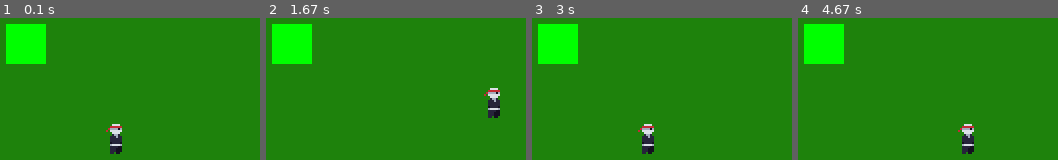
Above: before the commit, frames 1-4 (left to right).
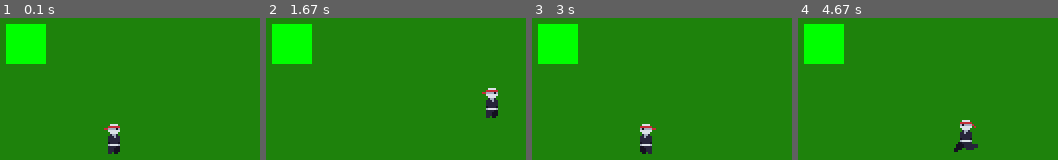
Above: after the commit, the same moments.

Repository: laziutaO/Pygame-updater
Game: pygame game, started from pygame_test/pygame_test.py
Two runs of this game, one before a commit and one after it. Both use one fixed random seed, a clock stepped at 60 frames per second and the inputs below.
Inputs:
- Up to frame 1 (0.1 s): no input
- Up to frame 2 (1.67 s): hold Right 0.33-0.8 s; hold Up 0.83-1.13 s; hold Right 1.17-1.63 s
- Up to frame 3 (3 s): hold Left 1.67-2.2 s; hold Down 2.23-2.53 s; hold Left 2.57-2.97 s
- Up to frame 4 (4.67 s): hold Up 3-3.37 s; hold Right 3.4-4.03 s; hold Down 4.07-4.43 s; hold Left from 4.47 s (still down)

The runs differ from the first frame. In frame 1, 0.5% of the frame differs, in the area x 40-47%, y 74-96%; in frame 2, 0.5%; in frame 3, 0.6%; in frame 4, 1.1%, in the area x 60-70%, y 71-96%.

Commit message:
added animation class

Diff:
--- a/pygame_test/classes/entities.py
+++ b/pygame_test/classes/entities.py
@@ -1,4 +1,5 @@
 import pygame
+
 
 class PhysicsEntity:
     def __init__(self, game, e_type, pos, size):
@@ -7,12 +8,45 @@
         self.pos = list(pos)
         self.size = size
         self.velocity = [0, 0]
+        self.action = ''
+        self.anim_offset = (-3, -3)
+        self.flip = False
+        self.set_action('idle')
 
-    def update(self, movement = (0,0)):
+    def set_action(self, action):
+        if action != self.action:
+            self.action = action
+            self.animation = self.game.assets[self.type + '/' + self.action].copy()
+            #self.animation.set_backwards()
+
+    def update(self, tilemap, movement = (0,0)):
         frame_movement = (movement[0] + self.velocity[0], movement[1] + self.velocity[1])
 
         self.pos[0] += frame_movement[0]
         self.pos[1] += frame_movement[1]
 
-    def render(self, surf):
-        surf.blit(self.game.assets['player'], self.pos)
+        if movement[0] > 0:
+            self.flip = False
+        if movement[0] < 0:
+            self.flip = True
+        self.animation.update_frame()
+
+    def render(self, surf, offset = (0,0)):
+        if self.animation.is_finished():
+            #self.set_action('idle')
+            print('finished')
+        else:
+            surf.blit(pygame.transform.flip(self.animation.anim_image(), self.flip, False), (self.pos[0] - offset[0] + self.anim_offset[0], self.pos[1] - offset[1] + self.anim_offset[1]))
+        #surf.blit(self.game.assets['player'], self.pos)
+
+class Player(PhysicsEntity):
+    def __init__(self, game, pos, size):
+        super().__init__(game, 'player', pos, size)
+
+    def update(self, movement=(0,0), tilemap = None):
+        super().update(tilemap, movement = movement)
+
+        if movement[0] != 0:
+            self.set_action('run')
+        else:
+            self.set_action('idle')
--- a/pygame_test/classes/utils.py
+++ b/pygame_test/classes/utils.py
@@ -1,8 +1,2 @@
 import pygame
-
-BASE_IMG_PATH = 'test-data/images/'
-
-def load_image(path):
-    image =  pygame.image.load(BASE_IMG_PATH + path).convert()
-    image.set_colorkey((0,0,0))
-    return image
+import os
--- a/pygame_test/pygame_test.py
+++ b/pygame_test/pygame_test.py
@@ -1,13 +1,16 @@
 import sys
 import pygame
-from classes.entities import PhysicsEntity
-from classes.utils import load_image
+from classes.entities import *
+from classes.utils import *
 import os
 from dotenv import load_dotenv
 load_dotenv()
 MODULE_PATH = os.getenv('MODULE_PATH')
 sys.path.insert(1, MODULE_PATH)
 from colliders.collisions import *
+from animation.animations import *
+
+BASE_IMG_PATH = 'test-data/images/'
 
 class Game:
     def __init__(self):
@@ -26,11 +29,14 @@
         self.movement_hor = [False, False]
         self.movement_ver = [False, False]
         self.assets = {
-            'player': load_image('entities/player.png')
+            'player': load_image( BASE_IMG_PATH + 'entities/player.png'),
+            'player/idle': Animation(load_images(BASE_IMG_PATH + 'entities/player/idle'), 2),
+            'player/run': Animation(load_images(BASE_IMG_PATH + 'entities/player/run'), 5),
         }
+        print(self.assets)
         self.position = [100, 100]
 
-        self.player = PhysicsEntity(self, 'player', (100, 100), (15, 25))
+        self.player = Player(self, (100, 100), (15, 25))
         self.points = [(100, 100), (200, 50), (300, 150), (250, 300), (150, 350)]
         #self.polygon_collider = pygame.draw.polygon(self.display, (255, 0, 0), self.points)
 
--- /dev/null
+++ b/pygame_updater/animation/animations.py
@@ -0,0 +1,73 @@
+import pygame
+import os
+
+def load_image(path: str, colorkey = (0,0,0)):
+    image =  pygame.image.load(path).convert()
+    image.set_colorkey(colorkey)
+    return image
+
+def load_images(path: str):
+    images = []
+    for image_name in sorted(os.listdir(path)):
+        image = load_image(path + '/' + image_name)
+        images.append(image)
+    return images
+
+class Animation:
+    def __init__(self, images, image_dur, loop = True, scale = 1):
+        self.images = images
+        self.loop = loop
+        self.image_duration = image_dur
+        self.done = False
+        self.frame = 0
+        self.pause = False
+        self.reset = False
+        self.scale = scale
+        self.backwards = False
+
+    def update_frame(self):
+        last_frame = self.image_duration * len(self.images) - 1
+
+        if self.reset:
+            self.frame = 0
+            self.reset = False
+
+        elif not self.done and not self.pause:
+            if self.loop:
+                if self.backwards:
+                    self.frame = (self.frame - 1) % (self.image_duration * len(self.images))
+                else:
+                    self.frame = (self.frame + 1) % (self.image_duration * len(self.images))
+            else:
+                if self.backwards:
+                    self.frame = max(self.frame - 1, 0)
+                    if self.frame == 0:
+                        self.done = True
+                else:
+                    self.frame = min(self.frame + 1, last_frame)
+                    if self.frame == self.image_duration * len(self.images) - 1:
+                        self.done = True
+
+
+    def copy(self):
+        return Animation(self.images, self.image_duration, self.loop)
+
+    def anim_image(self):
+        image =  self.images[int(self.frame / self.image_duration)]
+        return pygame.transform.scale(image, (image.get_width() * self.scale, image.get_height() * self.scale))
+
+    def is_finished(self):
+        return self.done
+
+    def pause_animation(self):
+        self.pause = True
+
+    def resume_animation(self):
+        self.pause = False
+
+    def reset_animation(self):
+        self.reset = True
+
+    def set_backwards(self):
+        self.frame = len(self.images) * self.image_duration - 1
+        self.backwards = True
